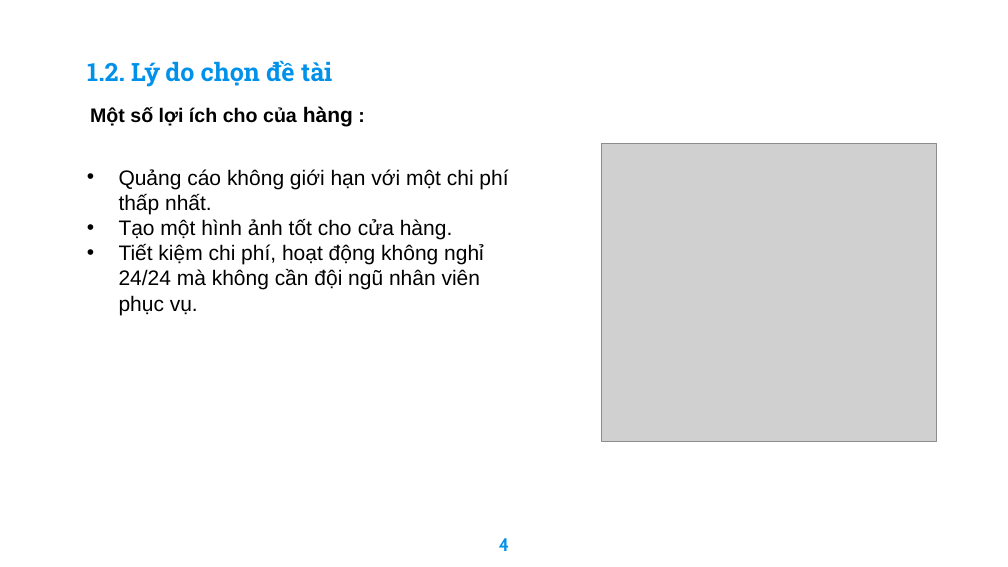
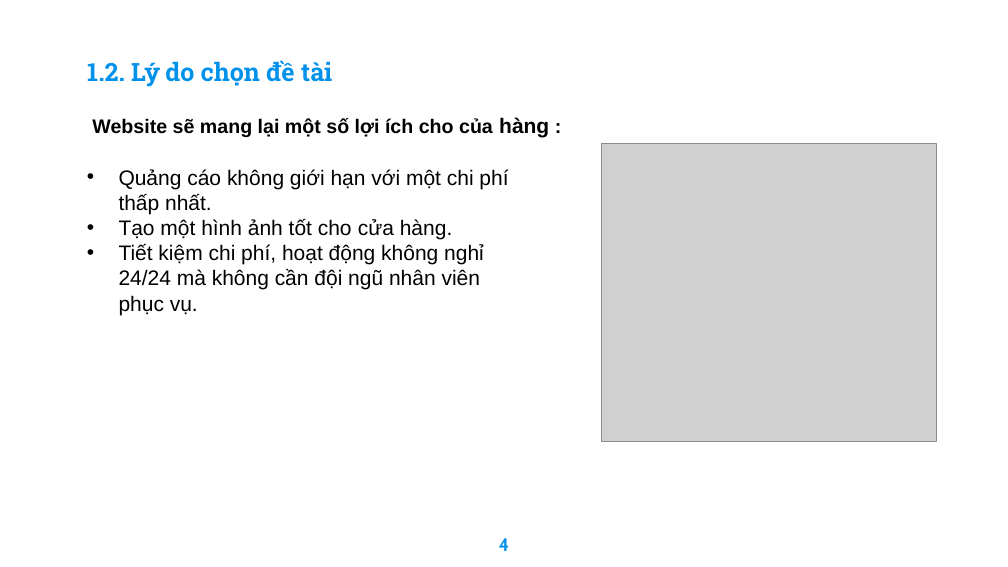
Before and after one commit to haitran2000/Ecommerce-Fashion-Website, a slide deck: slide 4 of Do An Tot Nghiep.pptx. Drawn at 1008x567 pixels with LibreOffice and Linux fonts; fonts in the diff are those of the drawing; grey boxes stand for pictures; background and template pictures are left out. Boxes give left, top, right and bottom in pixels: in the first picture for what was removed or moved away, otherwise in the second. Text is boxed around its words. In the diff, an @@ line names an element or a change of style, - is before the commit and + after.

```diff
--- a/Do An Tot Nghiep.pptx
+++ b/Do An Tot Nghiep.pptx
@@ text at (92,117,549,138): text changed @@
-Một số lợi ích cho của hàng :
+Website sẽ mang lại một số lợi ích cho của hàng :
```
Also in this commit, not shown: 11 other slides changed, 2 slides removed, 19 other files.
